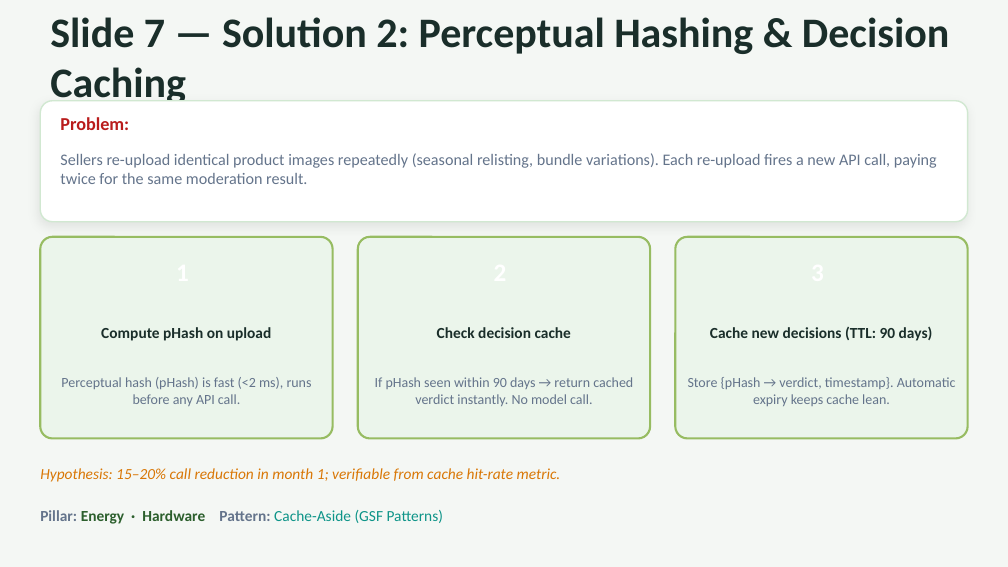
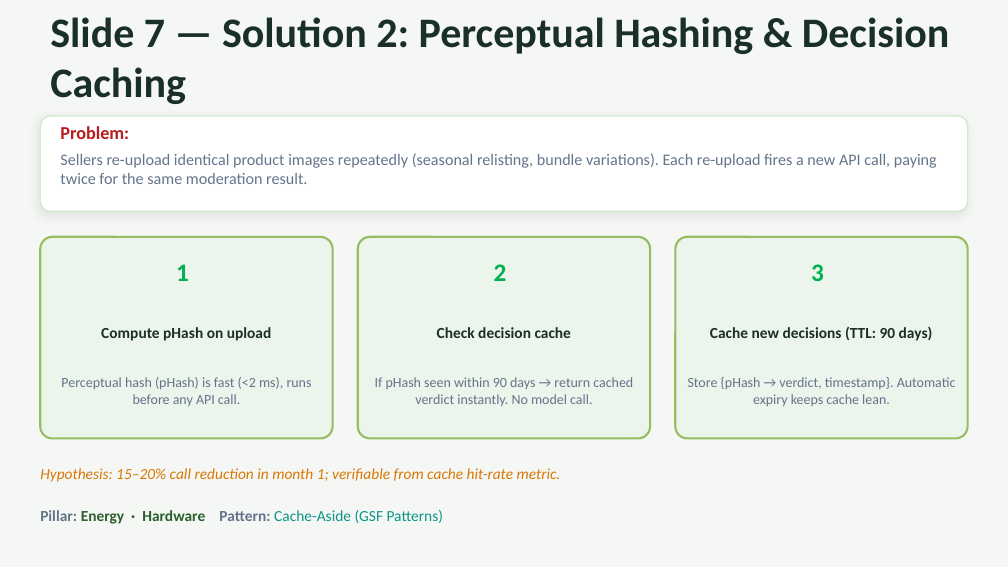
Before and after one commit to Dilia108/lab_green-tech-assessment, a slide deck: slide 8 of ClearCart_GreenTech_Assessment.pptx. Drawn at 1008x567 pixels with LibreOffice and Linux fonts; fonts in the diff are those of the drawing. Boxes give left, top, right and bottom in pixels: in the first picture for what was removed or moved away, otherwise in the second. Text is boxed around its words. In the diff, an @@ line names an element or a change of style, - is before the commit and + after.

```diff
--- a/ClearCart_GreenTech_Assessment.pptx
+++ b/ClearCart_GreenTech_Assessment.pptx
@@ rounded rectangle: place and size @@
-rounded rectangle at <box>40,101,968,222</box>
+rounded rectangle at <box>40,116,968,212</box>
@@ text "Problem:": place and size @@
-text "Problem:" at <box>60,117,129,130</box>
+text "Problem:" at <box>60,126,129,139</box>
@@ oval removed at <box>151,240,214,302</box> @@
@@ text added at <box>176,264,189,281</box>, 18 pt, text #00B050, bold @@
+1
@@ oval removed at <box>469,240,531,302</box> @@
@@ text added at <box>494,264,507,281</box>, 18 pt, text #00B050, bold @@
+2
@@ oval removed at <box>786,240,849,302</box> @@
@@ text added at <box>811,264,824,281</box>, 18 pt, text #00B050, bold @@
+3
```
Also in this commit, not shown: 4 other slides changed, 1 other file.
